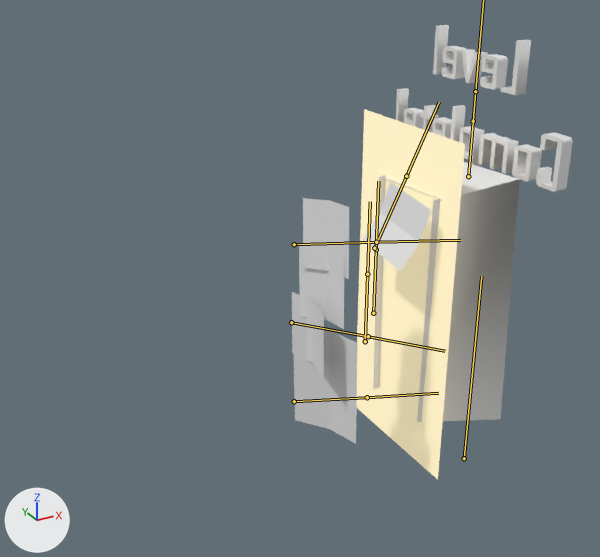
Renders of the FBX model BlindNight/Assets/Animations/WallDoor.fbx from each side of a commit.
The view is the same before and after, from a 50 mm lens placed at (-14.19, -8.83, 6.49), pointed at (-9.5, -0.31, 2.23). Lighting does not change. The marker at lower left points along +X, +Y and +Z. Both versions are drawn at frame 1 of the action 'Armature.001|Wall_1Unit_Mesh.008Action'; the numbers are the values there. The bones that bend it are drawn over the model as lines.

In view in the first picture: 'WallDoor'.
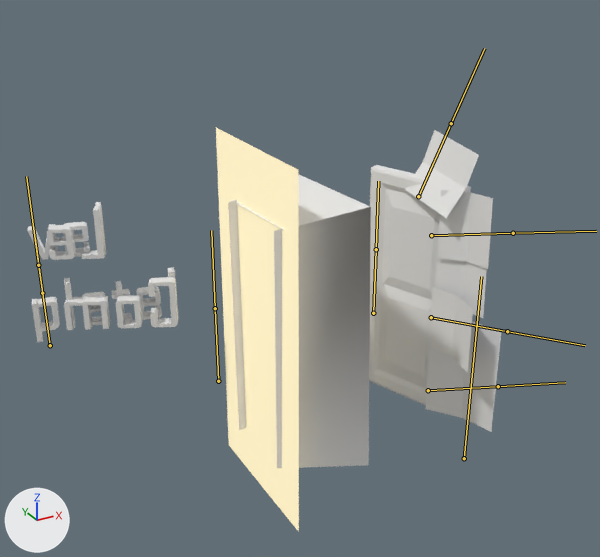
Where the change shows, as pixel boxes [x1, y1, x2, y2] in the pictures (600 x 557 px):
'WallDoor', posed (68% wider, 11% shorter)
    before: [292, 25, 573, 480]
    after: [27, 128, 501, 532]
bone 'Door.001', root to tip
    before: (374, 248) to (406, 176)
    after: (418, 196) to (451, 123)
bone 'Door.002', root to tip
    before: (294, 244) to (376, 242)
    after: (431, 235) to (513, 233)
bone 'Door.003', root to tip
    before: (291, 322) to (368, 336)
    after: (431, 317) to (507, 331)
bone 'Door.004', root to tip
    before: (294, 401) to (367, 397)
    after: (428, 390) to (498, 386)
bone 'BackGlow', root to tip
    before: (365, 341) to (367, 274)
    after: (218, 381) to (215, 308)
bone 'Door.006', root to tip
    before: (473, 121) to (478, 62)
    after: (42, 293) to (35, 237)
bone 'Door.007', root to tip
    before: (468, 176) to (475, 91)
    after: (50, 345) to (38, 265)

Patch to the scene script:
```diff
--- a/BlindNight/Assets/Animations/WallDoor.fbx.py
+++ b/BlindNight/Assets/Animations/WallDoor.fbx.py
@@ bone_door @@
 bone_door = bpy.data.objects['Armature.001'].pose.bones['Door']  # child of 'Root'
-bone_door.rotation_quaternion = (0.691, 0.0, 0.723, 0.0)  # degrees (0, 93, 0)
+bone_door.rotation_quaternion = (1.0, 0.0, 0.0, 0.0)  # degrees (0, 0, 0)
@@ bone_door_001 @@
 bone_door_001 = bpy.data.objects['Armature.001'].pose.bones['Door.001']  # child of 'Root'
-bone_door_001.location = (-0.22, -0.82, -0.12)
+bone_door_001.location = (0.0, 0.0, 0.0)
@@ bone_door_002 @@
 bone_door_002 = bpy.data.objects['Armature.001'].pose.bones['Door.002']  # child of 'Root'
-bone_door_002.location = (-0.23, -1.68, 0.36)
+bone_door_002.location = (0.0, 0.0, 0.0)
@@ bone_door_003 @@
 bone_door_003 = bpy.data.objects['Armature.001'].pose.bones['Door.003']  # child of 'Root'
-bone_door_003.location = (0.12, -1.77, 0.42)
+bone_door_003.location = (0.0, 0.0, 0.0)
@@ bone_door_004 @@
 bone_door_004 = bpy.data.objects['Armature.001'].pose.bones['Door.004']  # child of 'Root'
-bone_door_004.location = (0.09, -1.83, -0.01)
+bone_door_004.location = (0.0, 0.0, 0.0)
@@ bone_backglow @@
 bone_backglow = bpy.data.objects['Armature.001'].pose.bones['BackGlow']  # child of 'Root'
-bone_backglow.location = (0.0, 0.0, 0.0)
+bone_backglow.location = (-2.17, 0.0, 0.0)
@@ bone_door_006 @@
 bone_door_006 = bpy.data.objects['Armature.001'].pose.bones['Door.006']  # child of 'Root'
-bone_door_006.location = (-1.22, 0.43, -1.72)
-bone_door_006.rotation_quaternion = (0.982, 0.0, 0.188, 0.0)  # degrees (0, 22, 0)
+bone_door_006.location = (-6.75, -1.53, -3.35)
+bone_door_006.rotation_quaternion = (0.722, 0.0, 0.692, 0.0)  # degrees (0, 88, 0)
@@ bone_door_007 @@
 bone_door_007 = bpy.data.objects['Armature.001'].pose.bones['Door.007']  # child of 'Door.006'
-bone_door_007.rotation_quaternion = (1.0, 0.0, 0.0, 0.0)  # degrees (0, 0, 0)
+bone_door_007.rotation_quaternion = (-0.097, 0.0, 0.995, 0.0)  # degrees (0, -169, 0)
```
